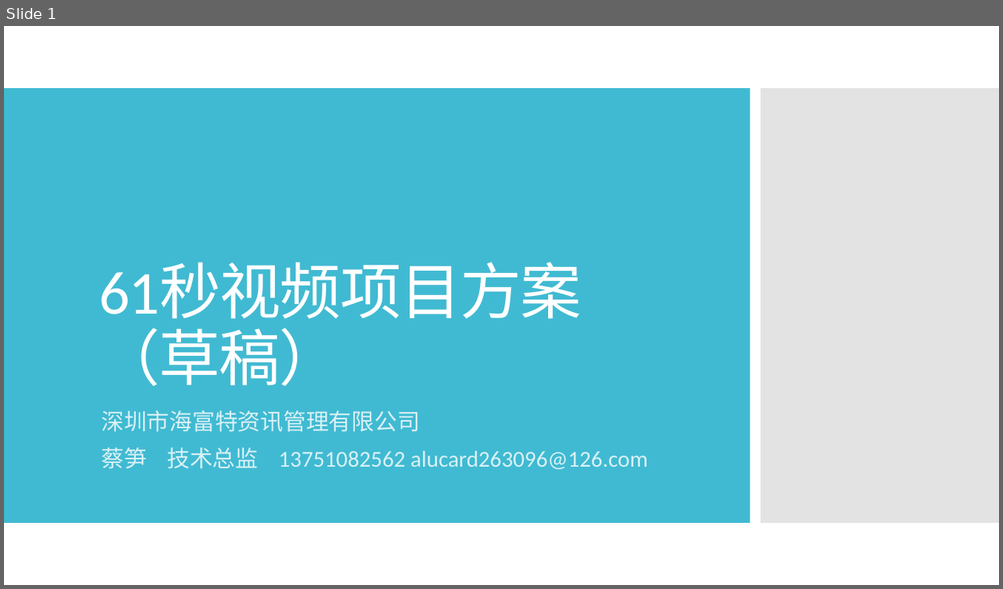
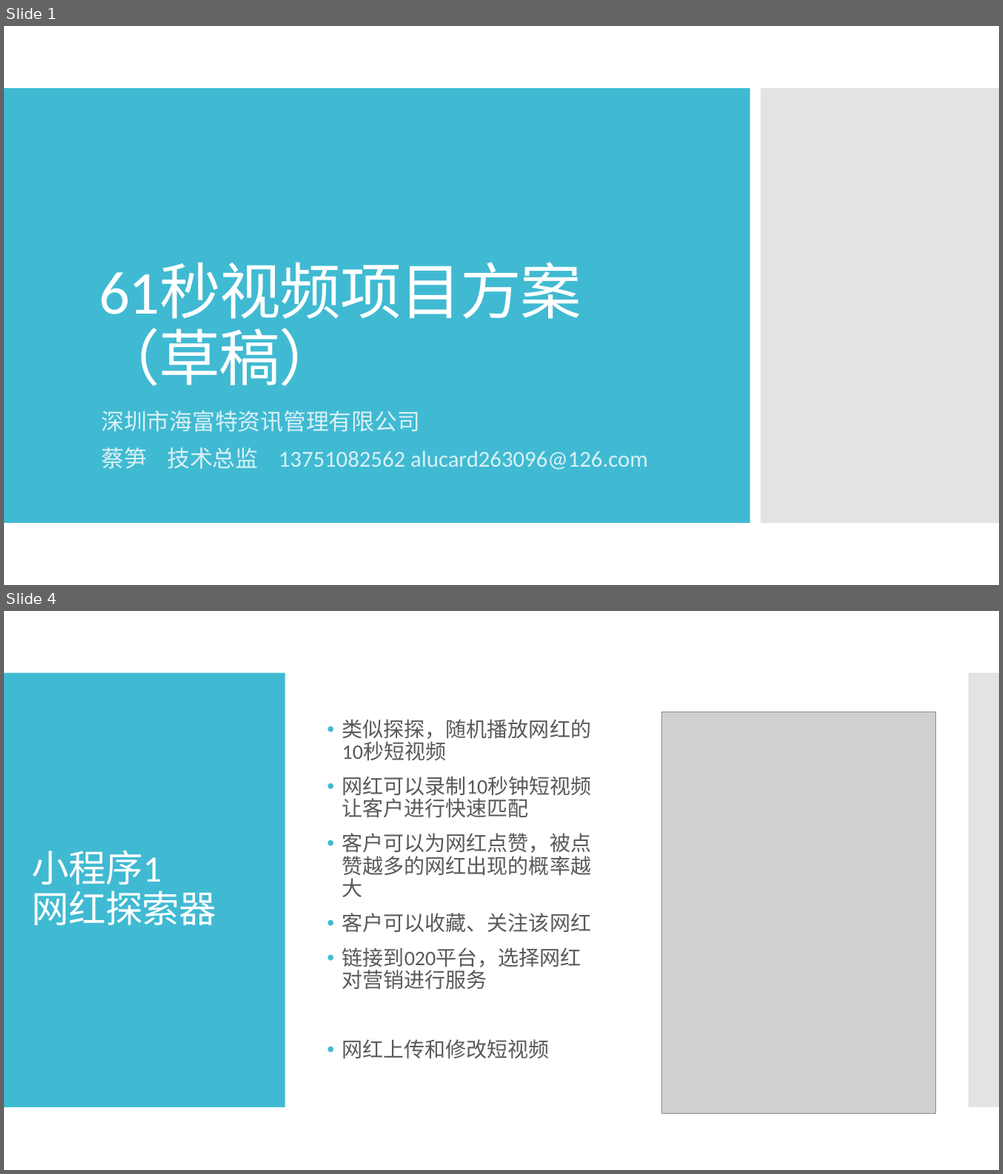
Before and after one commit to alucard263096/BusinessDocument, a slide deck: 61秒视频项目方案.pptx. Shown one above the other, each under a label of ours: slide 1 before the commit, slides 1 and 4 after it; the slides between them are not shown. The pictures are 1003x589 and 1003x1174 pixels, drawn with LibreOffice and Linux fonts; fonts in the diff are those of the drawing; grey boxes stand for pictures. Boxes give left, top, right and bottom in pixels: in the first picture for what was removed or moved away, otherwise in the second. Text is boxed around its words. In the diff, an @@ line names an element or a change of style, - is before the commit and + after.

```diff
--- a/61秒视频项目方案.pptx
+++ b/61秒视频项目方案.pptx
@@ slide 4 added at [4, 611, 999, 1170], background #FFFFFF @@
@@ rectangle added at [4, 673, 285, 1108], fill #40BAD2 @@
@@ rectangle added at [968, 673, 999, 1108], fill #C8C8C8 at 50% opacity @@
@@ text added at [342, 719, 592, 1059], 20 pt, text #595959 @@
+• 类似探探，随机播放网红的10秒短视频
+• 网红可以录制10秒钟短视频让客户进行快速匹配
+• 客户可以为网红点赞，被点赞越多的网红出现的概率越大
+• 客户可以收藏、关注该网红
+• 链接到020平台，选择网红对营销进行服务
+• 网红上传和修改短视频
@@ picture added at [661, 712, 935, 1114] @@
@@ title added at [32, 850, 216, 925], 36 pt, text #FFFFFF @@
+小程序1
+网红探索器
```
Also in this commit, not shown: 5 other slides added, 1 other file.
